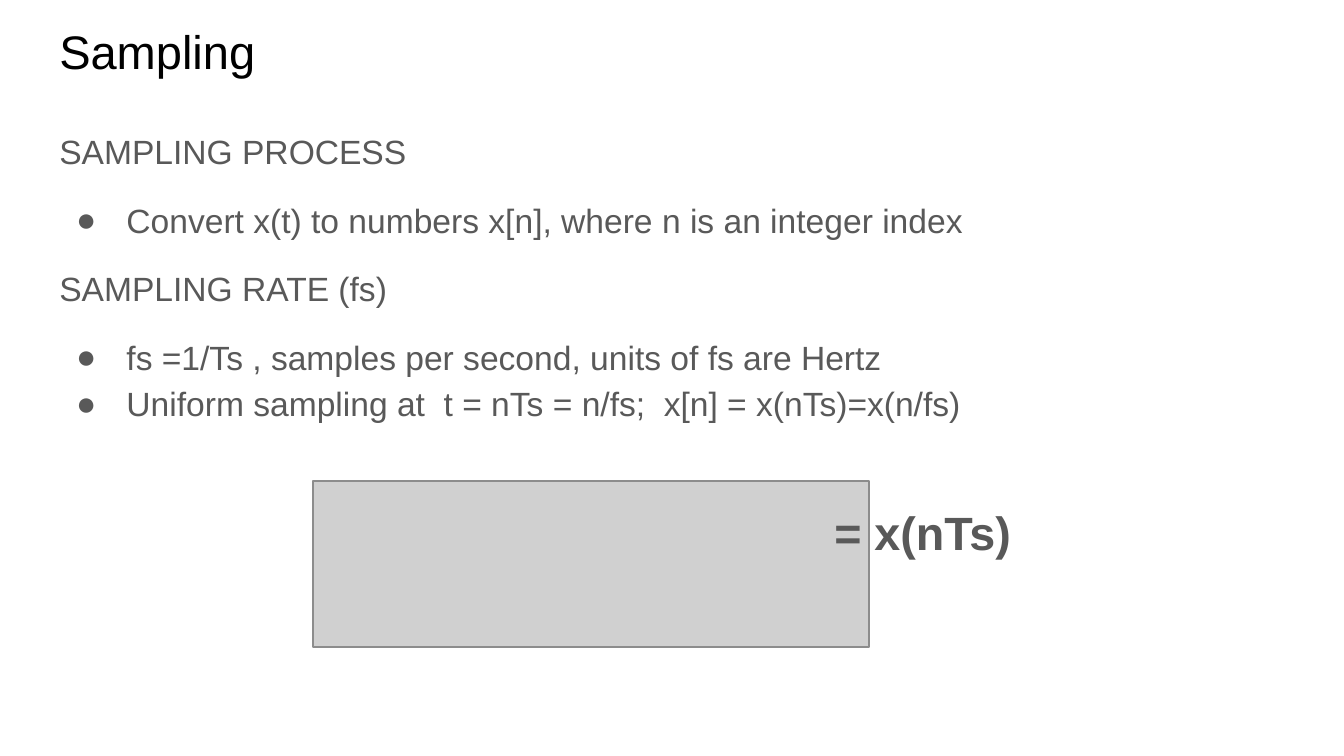
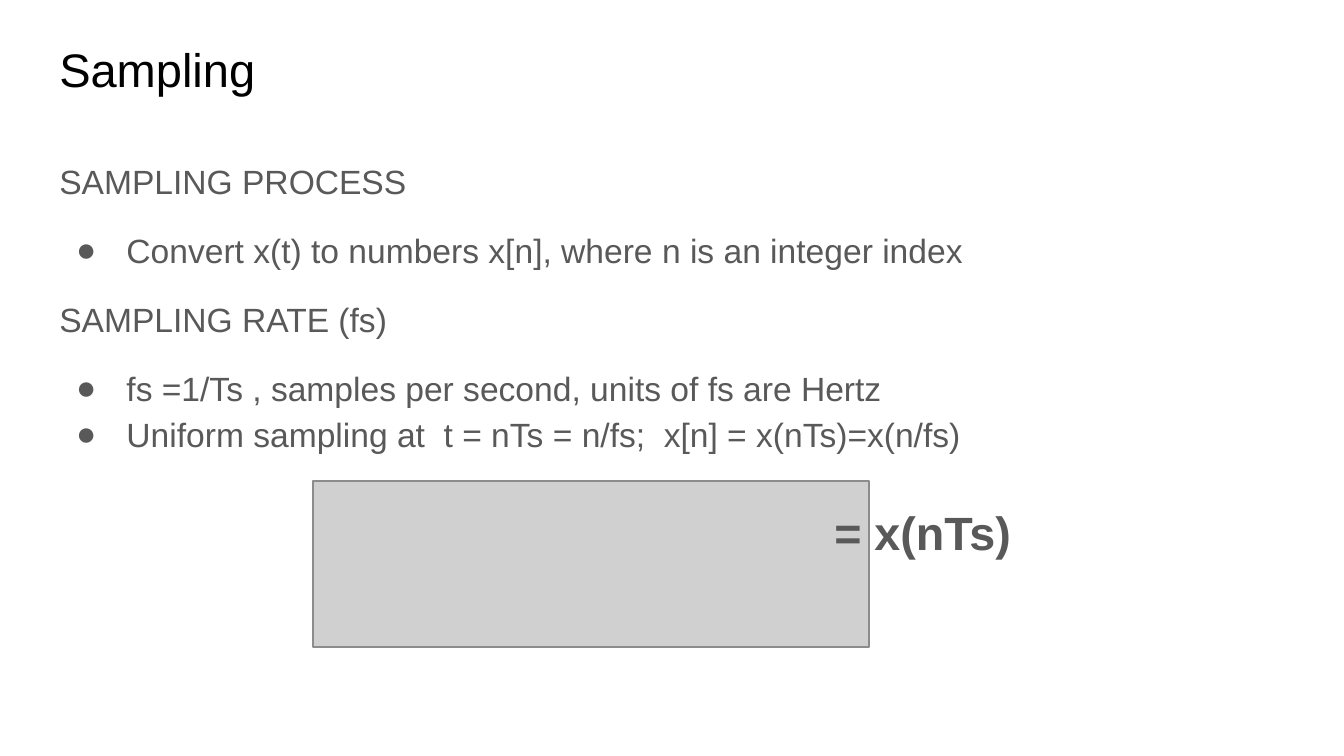
Before and after one commit to xserra/audio-coding-materials, a slide deck: slide 3 of lectures/1. Introduction to audio coding.pptx. Drawn at 1344x756 pixels with LibreOffice and Linux fonts; fonts in the diff are those of the drawing; grey boxes stand for pictures. Boxes give left, top, right and bottom in pixels: in the first picture for what was removed or moved away, otherwise in the second. Text is boxed around its words. In the diff, an @@ line names an element or a change of style, - is before the commit and + after.

Commit message:
changes to slides

```diff
--- a/lectures/1. Introduction to audio coding.pptx
+++ b/lectures/1. Introduction to audio coding.pptx
@@ title "Sampling": place and size @@
-title "Sampling" at (59,35,255,78)
+title "Sampling" at (59,53,255,96)
@@ text "SAMPLING PROCESS": place and size @@
-text "SAMPLING PROCESS" at (59,140,962,423)
+text "SAMPLING PROCESS" at (59,170,962,453)
```
Also in this commit, not shown: 3 other slides changed, 1 slide added, 1 other file.
